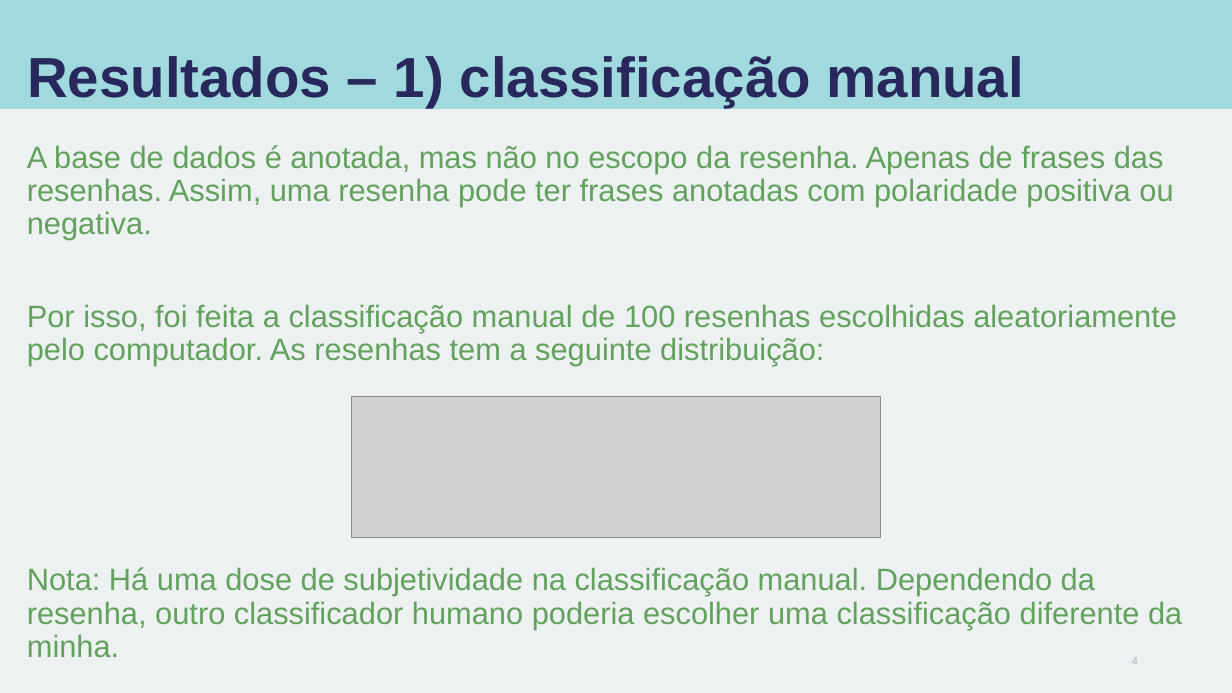
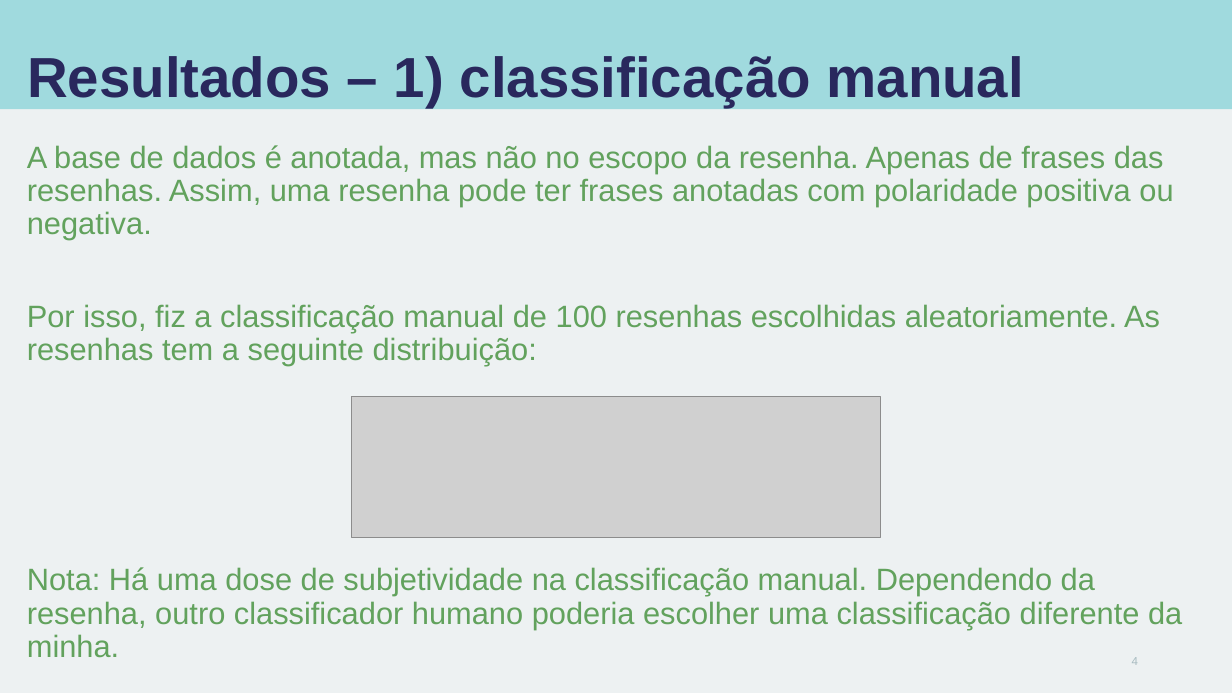
Before and after one commit to carisio/IA368-DD_deep_learning_busca, a slide deck: slide 4 of 3 - few-shot/notebook/apresentacao_notebook_classificacao_resenhas.pptx. Drawn at 1232x693 pixels with LibreOffice and Linux fonts; fonts in the diff are those of the drawing; grey boxes stand for pictures. Boxes give left, top, right and bottom in pixels: in the first picture for what was removed or moved away, otherwise in the second. Text is boxed around its words. In the diff, an @@ line names an element or a change of style, - is before the commit and + after.

```diff
--- a/3 - few-shot/notebook/apresentacao_notebook_classificacao_resenhas.pptx
+++ b/3 - few-shot/notebook/apresentacao_notebook_classificacao_resenhas.pptx
@@ text at (27,304,1160,366): text changed @@
-Por isso, foi feita a classificação manual de 100 resenhas escolhidas aleatoriamente pelo computador. As resenhas tem a seguinte distribuição:
+Por isso, fiz a classificação manual de 100 resenhas escolhidas aleatoriamente. As resenhas tem a seguinte distribuição:
```
Also in this commit, not shown: 3 other slides changed, 3 other files.
